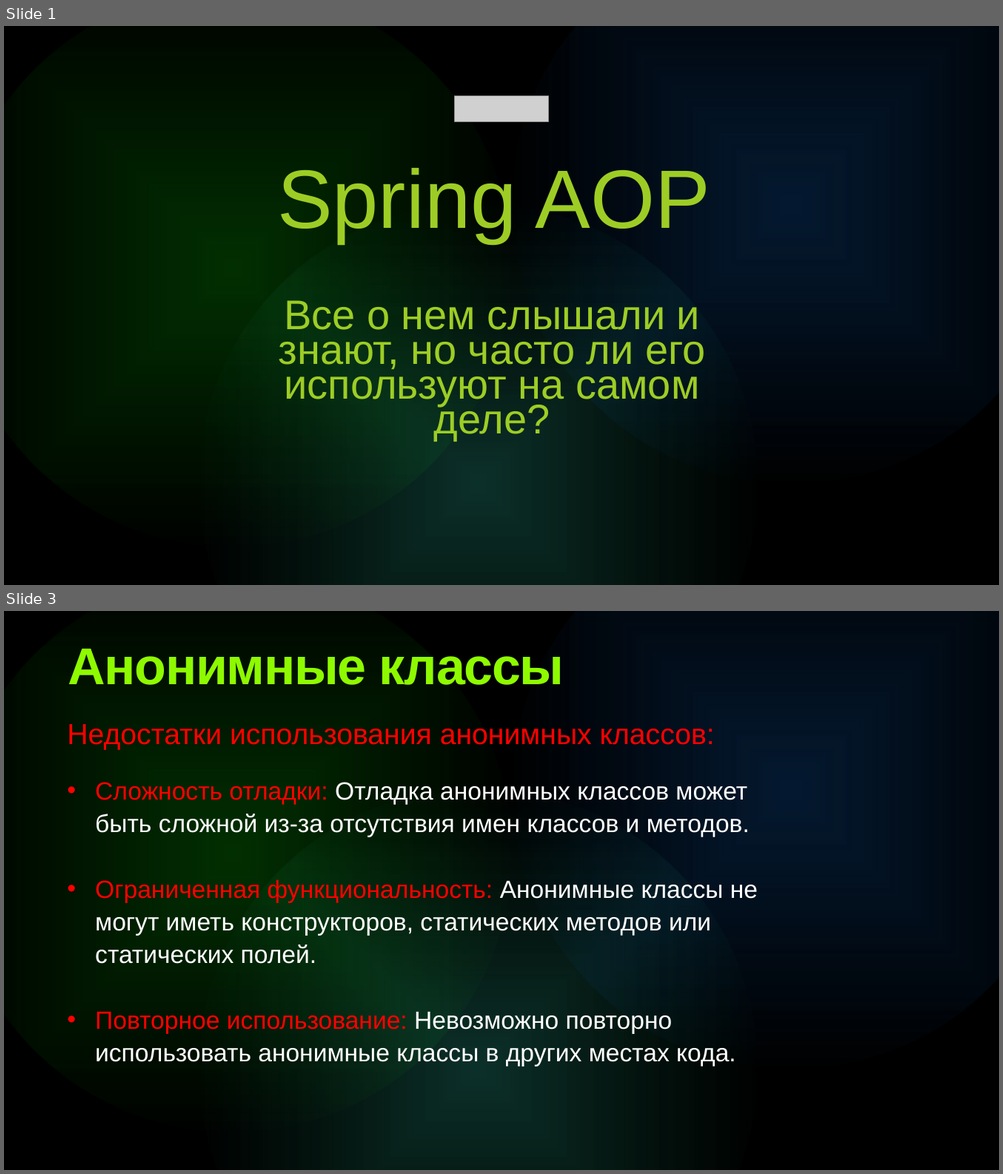
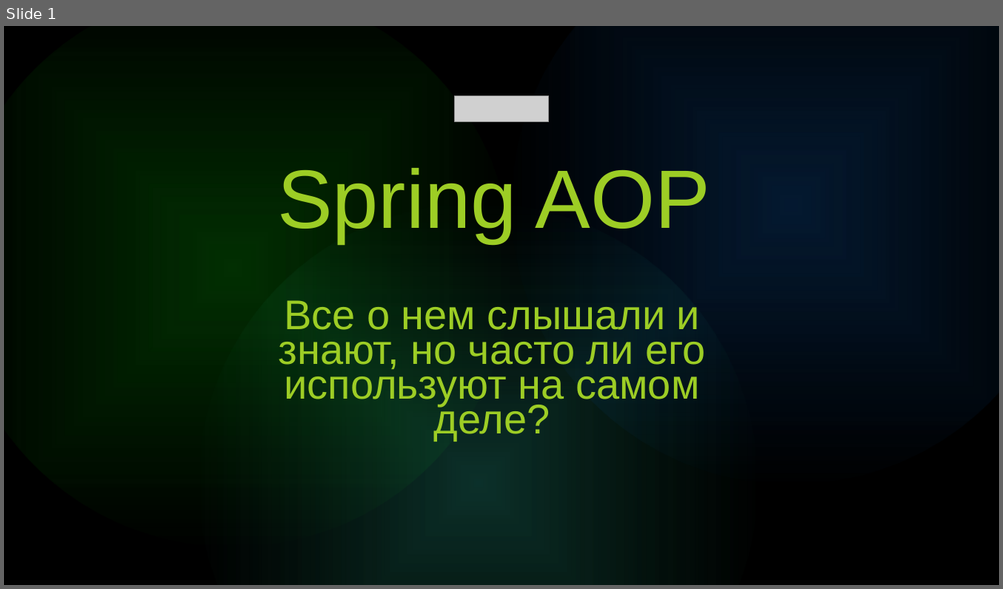
Before and after one commit to i-gabdrahmanov/lectures, a slide deck: Aop for school 21/AOP.pptx. Shown one above the other, each under a label of ours: slides 1 and 3 before the commit, slide 1 after it; the slides between them are not shown. The pictures are 1003x1174 and 1003x589 pixels, drawn with LibreOffice and Linux fonts; fonts in the diff are those of the drawing; grey boxes stand for pictures. Boxes give left, top, right and bottom in pixels: in the first picture for what was removed or moved away, otherwise in the second. Text is boxed around its words. In the diff, an @@ line names an element or a change of style, - is before the commit and + after.

```diff
--- a/Aop for school 21/AOP.pptx
+++ b/Aop for school 21/AOP.pptx
@@ slide 3 removed at [4, 611, 999, 1170], background #000000; not listed: 3 template elements that a slide beside it also shows @@
@@ text removed at [68, 649, 563, 685] @@
-Анонимные классы
@@ text removed at [67, 724, 757, 1067] @@
-Недостатки использования анонимных классов:
-• Сложность отладки: Отладка анонимных классов может быть сложной из-за отсутствия имен классов и методов.
-• Ограниченная функциональность: Анонимные классы не могут иметь конструкторов, статических методов или статических полей.
-• Повторное использование: Невозможно повторно использовать анонимные классы в других местах кода.
```
Also in this commit, not shown: 29 slides added, 14 other slides removed, 3 other files.
